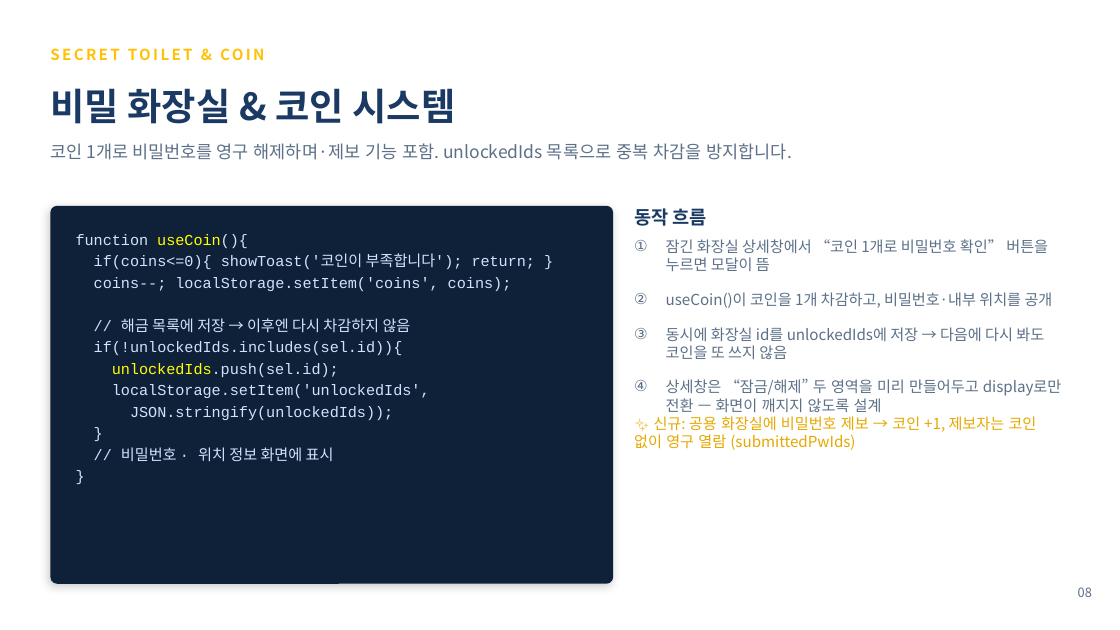
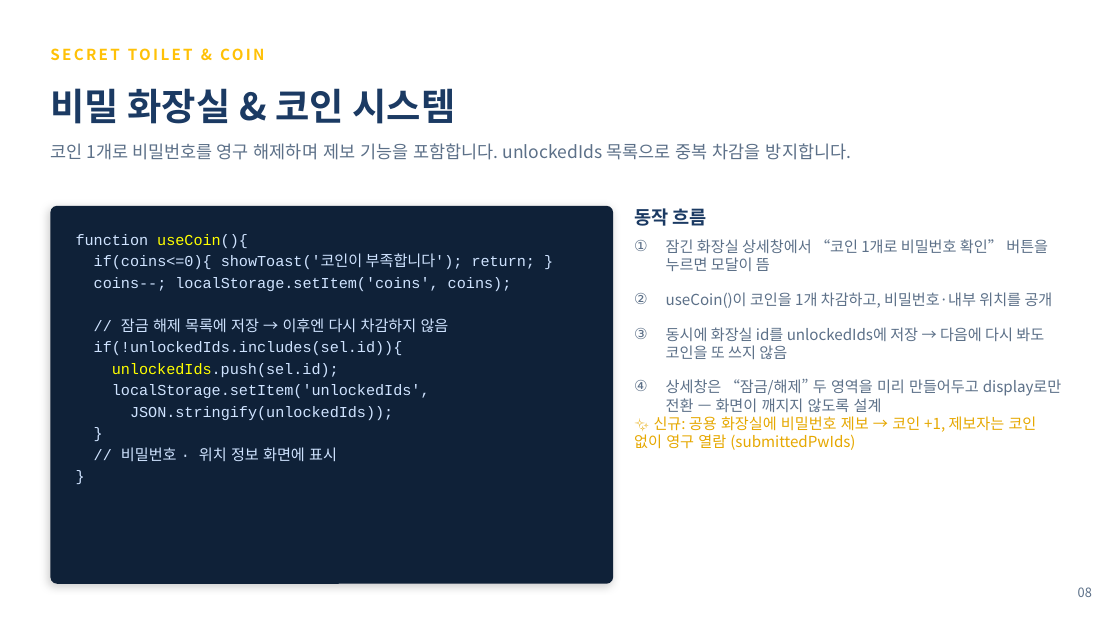
Before and after one commit to yejin2003/my-toilet-app, a slide deck: slide 8 of 어딨어_내_화장실_발표자료_최종_수정.pptx. Drawn at 1120x630 pixels with LibreOffice and Linux fonts; fonts in the diff are those of the drawing. Boxes give left, top, right and bottom in pixels: in the first picture for what was removed or moved away, otherwise in the second. Text is boxed around its words. In the diff, an @@ line names an element or a change of style, - is before the commit and + after.

```diff
--- a/어딨어_내_화장실_발표자료_최종_수정.pptx
+++ b/어딨어_내_화장실_발표자료_최종_수정.pptx
@@ text at (50,143,851,160): text changed @@
-코인 1개로 비밀번호를 영구 해제하며·제보 기능 포함. unlockedIds 목록으로 중복 차감을 방지합니다.
+코인 1개로 비밀번호를 영구 해제하며 제보 기능을 포함합니다. unlockedIds 목록으로 중복 차감을 방지합니다.
@@ text at (121,318,449,332): text changed @@
-// 해금 목록에 저장 → 이후엔 다시 차감하지 않음
+// 잠금 해제 목록에 저장 → 이후엔 다시 차감하지 않음
```
Also in this commit, not shown: 2 other slides changed.
